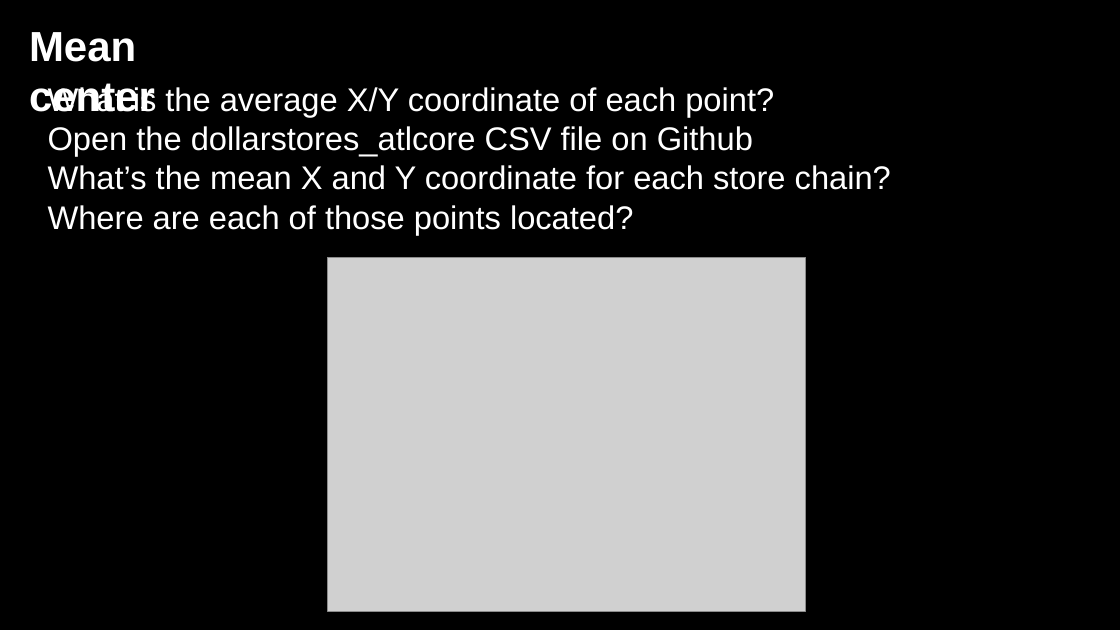
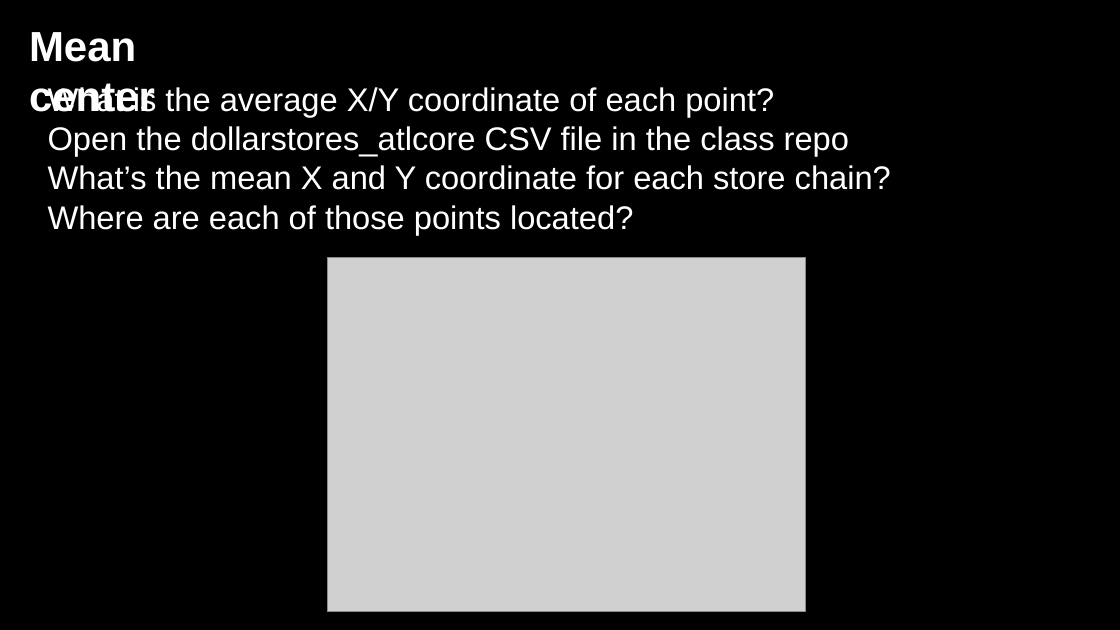
Before and after one commit to jshannon75/geog4300, a slide deck: slide 9 of in_class_slides/geog4300_W05-1 Point pattern analysis and MAUP.pptx (slide 8 before the commit). Drawn at 1120x630 pixels with LibreOffice and Linux fonts; fonts in the diff are those of the drawing; grey boxes stand for pictures; background and template pictures are left out. Boxes give left, top, right and bottom in pixels: in the first picture for what was removed or moved away, otherwise in the second. Text is boxed around its words. In the diff, an @@ line names an element or a change of style, - is before the commit and + after.

```diff
--- a/in_class_slides/geog4300_W05-1 Point pattern analysis and MAUP.pptx
+++ b/in_class_slides/geog4300_W05-1 Point pattern analysis and MAUP.pptx
@@ text at box(48, 126, 849, 156): text changed @@
-Open the dollarstores_atlcore CSV file on Github
+Open the dollarstores_atlcore CSV file in the class repo
```
Also in this commit, not shown: 1 other slide changed, 1 slide added, 11 other files.
